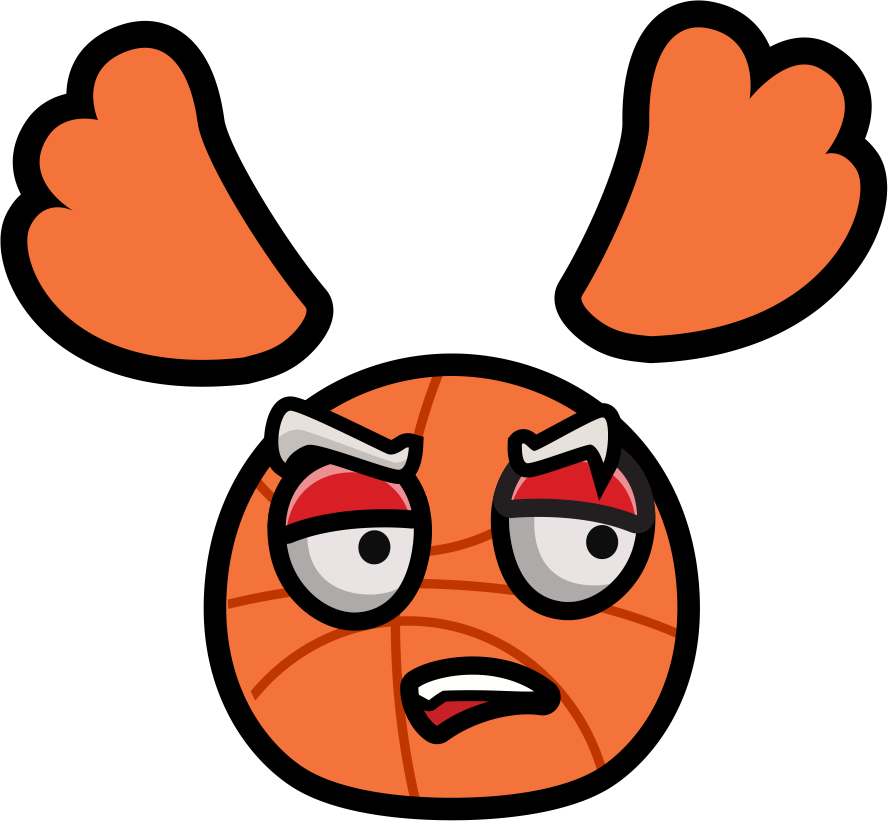
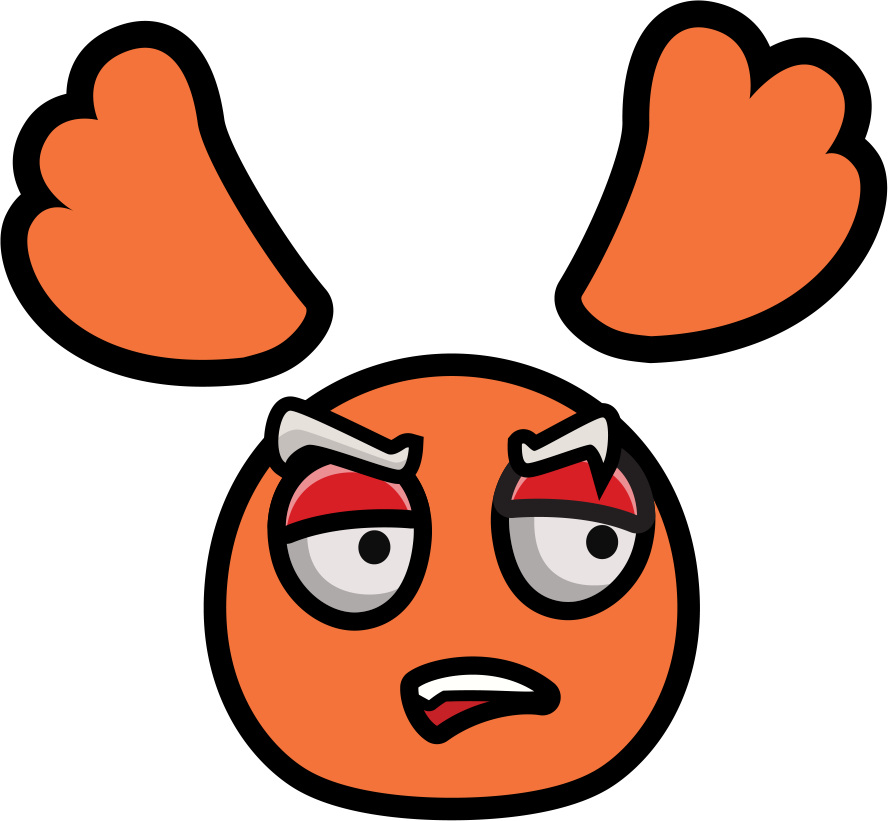
Comparing the layer stacks of the two (888, 821) images. Changes:
hid group "<Group>" (5th of 11, in "Layer 1" › "<Group>" › "head-1") (4 layers) over (227, 376, 677, 797)
